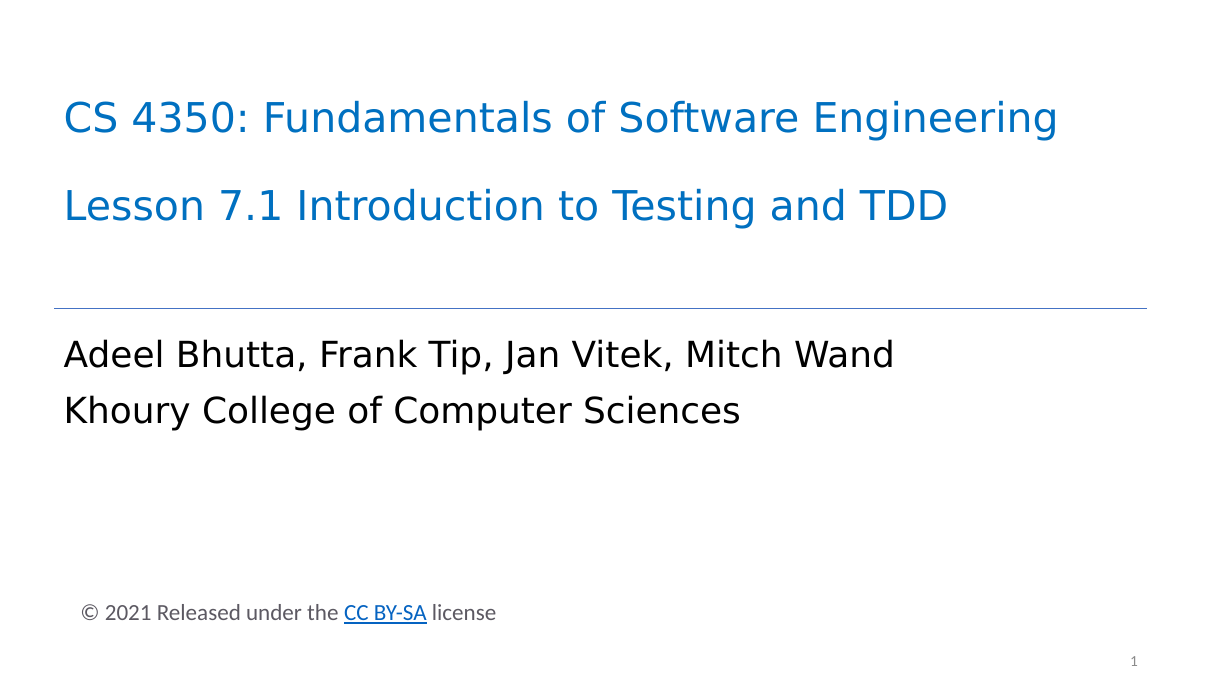
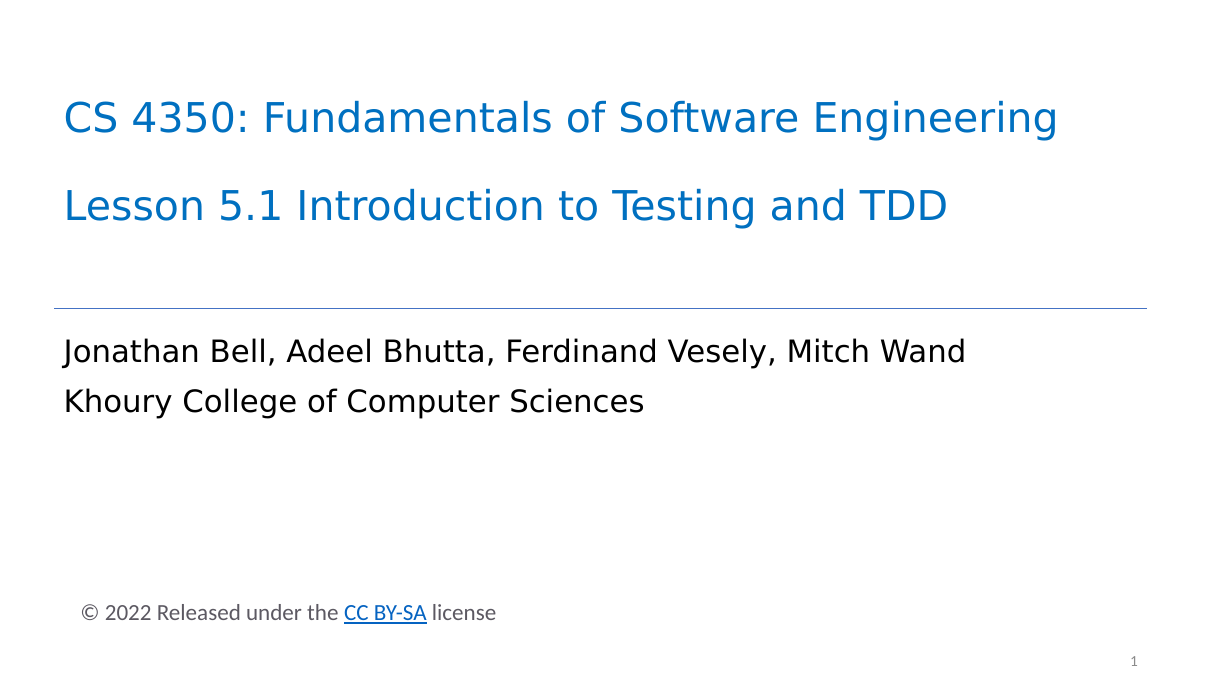
Before and after one commit to neu-se/CS4530-Spring-2022, a slide deck: slide 1 of Slides/Lesson 5.1 Introduction to Testing and TDD.pptx. Drawn at 1232x693 pixels with LibreOffice and Linux fonts; fonts in the diff are those of the drawing. Boxes give left, top, right and bottom in pixels: in the first picture for what was removed or moved away, otherwise in the second. Text is boxed around its words. In the diff, an @@ line names an element or a change of style, - is before the commit and + after.

```diff
--- a/Slides/Lesson 5.1 Introduction to Testing and TDD.pptx
+++ b/Slides/Lesson 5.1 Introduction to Testing and TDD.pptx
@@ title at (x1=64, y1=100, x2=1059, y2=229): text changed @@
-CS 4350: Fundamentals of Software Engineering
-Lesson 7.1 Introduction to Testing and TDD
+CS 4350: Fundamentals of Software Engineering
+Lesson 5.1 Introduction to Testing and TDD
@@ subtitle at (x1=64, y1=338, x2=966, y2=369): text changed; size 28 to 24 pt @@
-Adeel Bhutta, Frank Tip, Jan Vitek, Mitch Wand
+Jonathan Bell, Adeel Bhutta, Ferdinand Vesely, Mitch Wand
@@ subtitle at (x1=64, y1=388, x2=644, y2=419): size 28 to 24 pt in "Khoury College of Computer Sciences" @@
@@ text at (x1=105, y1=604, x2=496, y2=624): text changed @@
-© 2021 Released under the CC BY-SA license
+© 2022 Released under the CC BY-SA license
```
Also in this commit, not shown: 2 other slides changed, 1 slide removed, 3 other files.
